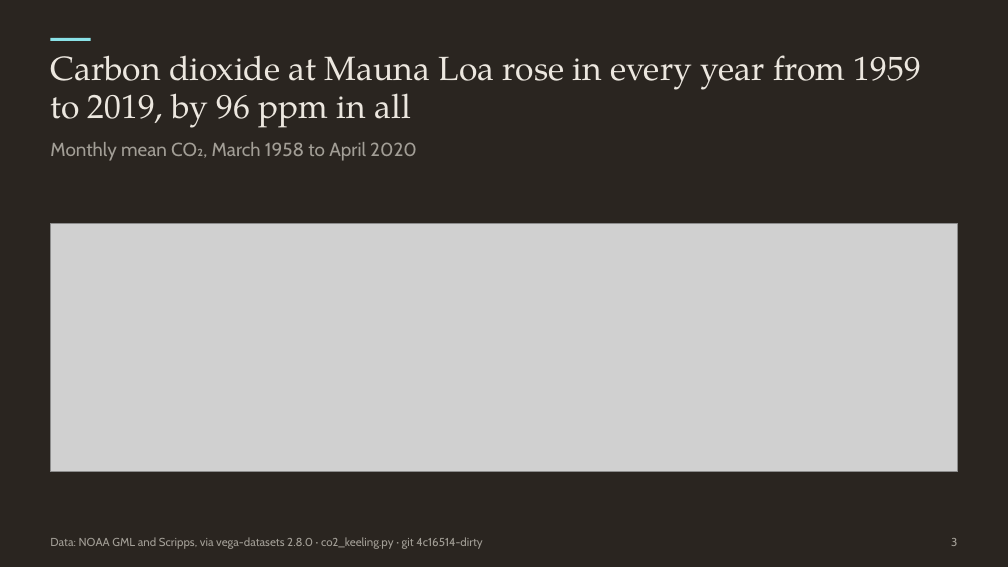
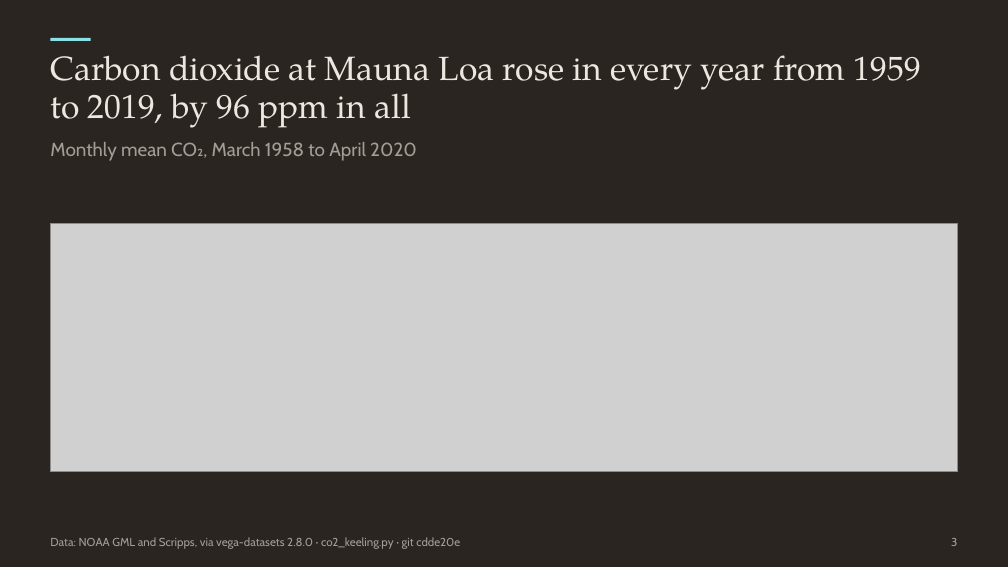
Before and after one commit to akaminas/vellum, a slide deck: slide 3 of docs/downloads/vellum-slides-dark.pptx. Drawn at 1008x567 pixels with LibreOffice and Linux fonts; fonts in the diff are those of the drawing; grey boxes stand for pictures. Boxes give left, top, right and bottom in pixels: in the first picture for what was removed or moved away, otherwise in the second. Text is boxed around its words. In the diff, an @@ line names an element or a change of style, - is before the commit and + after.

```diff
--- a/docs/downloads/vellum-slides-dark.pptx
+++ b/docs/downloads/vellum-slides-dark.pptx
@@ text at [50, 537, 460, 549]: text changed @@
-Data: NOAA GML and Scripps, via vega-datasets 2.8.0 · co2_keeling.py · git 4c16514-dirty
+Data: NOAA GML and Scripps, via vega-datasets 2.8.0 · co2_keeling.py · git cdde20e
```
Also in this commit, not shown: 12 other slides changed, 41 other files.
